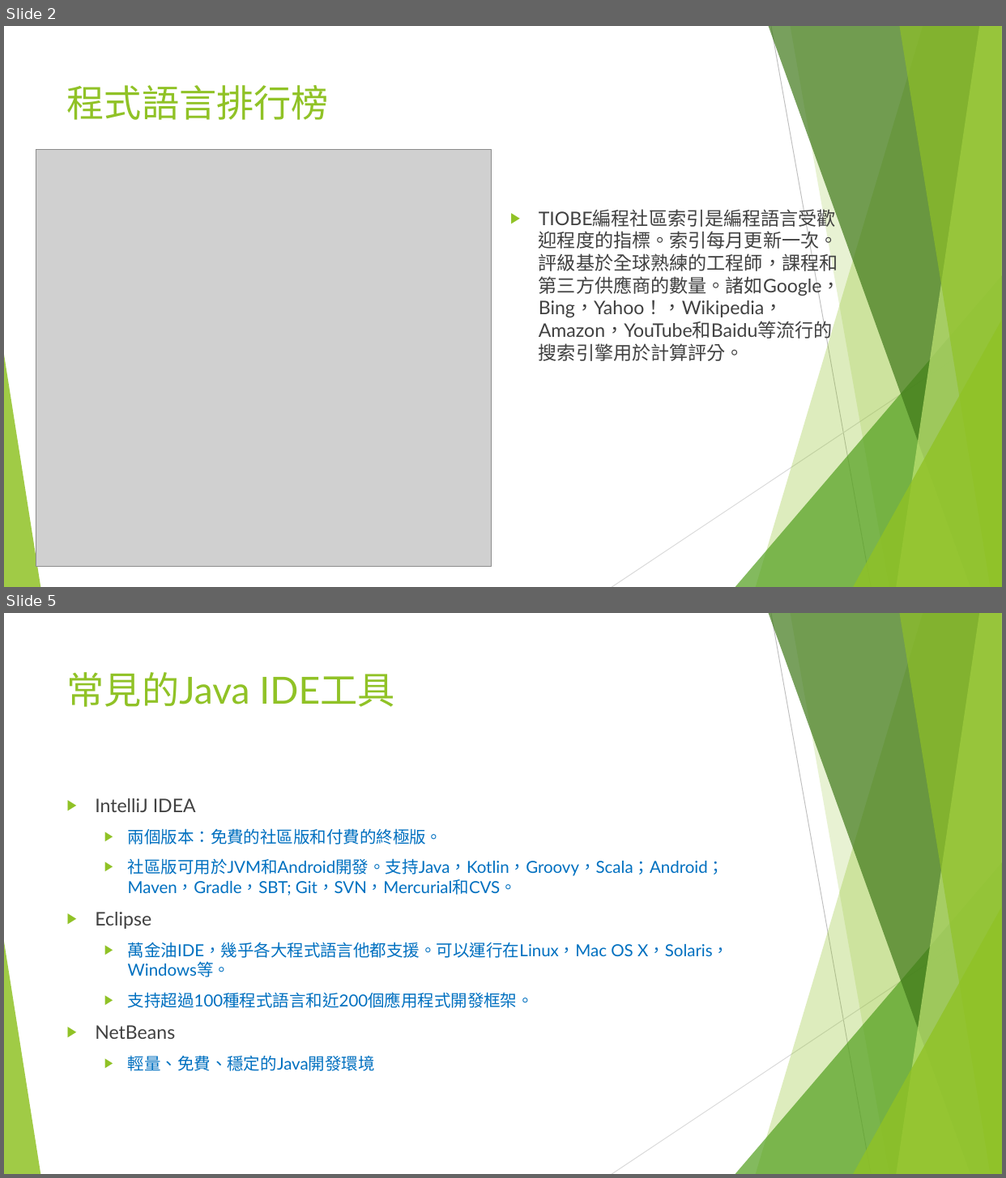
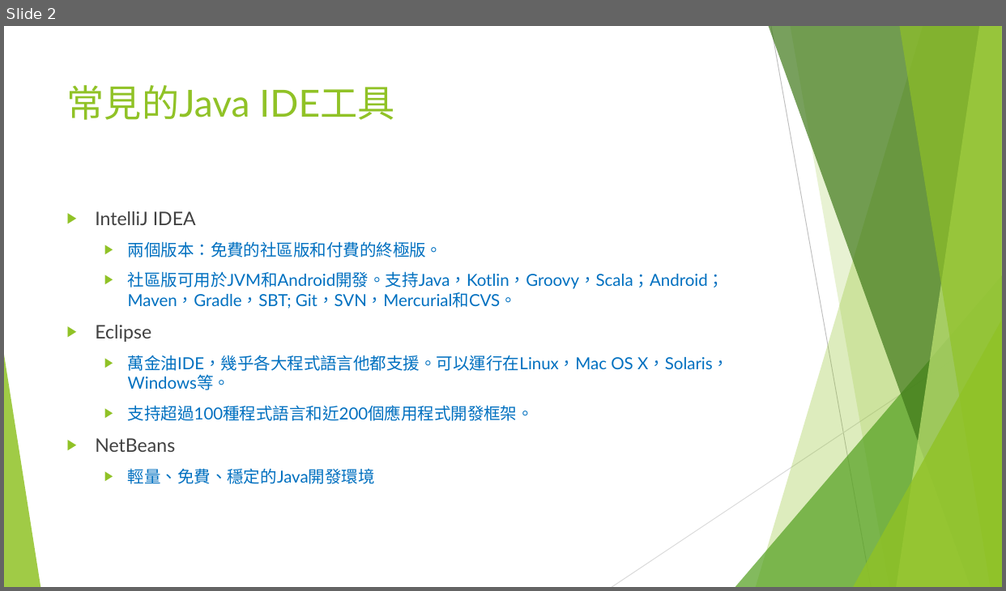
Before and after one commit to liulawsi/My_PPTs, a slide deck: LCC/Java/00b_Java開發環境建置.pptx. Shown one above the other, each under a label of ours: slides 2 and 5 before the commit, slide 2 after it; the slides between them are not shown. The pictures are 1006x1178 and 1006x591 pixels, drawn with LibreOffice and Linux fonts; fonts in the diff are those of the drawing; grey boxes stand for pictures; background and template pictures are left out. Boxes give left, top, right and bottom in pixels: in the first picture for what was removed or moved away, otherwise in the second. Text is boxed around its words. In the diff, an @@ line names an element or a change of style, - is before the commit and + after.

```diff
--- a/LCC/Java/00b_Java開發環境建置.pptx
+++ b/LCC/Java/00b_Java開發環境建置.pptx
@@ slide 2 removed at (x1=4, y1=26, x2=1002, y2=587), background #FFFFFF; not listed: 10 template elements that a slide beside it also shows @@
@@ title removed at (x1=67, y1=85, x2=329, y2=120) @@
-程式語言排行榜
@@ picture removed at (x1=36, y1=149, x2=491, y2=566) @@
@@ text removed at (x1=539, y1=228, x2=841, y2=361) @@
-▶ TIOBE編程社區索引是編程語言受歡迎程度的指標。索引每月更新一次。評級基於全球熟練的工程師，課程和第三方供應商的數量。諸如Google，Bing，Yahoo！，Wikipedia，Amazon，YouTube和Baidu等流行的搜索引擎用於計算評分。
@@ what was slide 5 is now slide 2 @@
```
Also in this commit, not shown: 4 slides changed, 3 slides added, 3 other slides removed, 1 other file.
